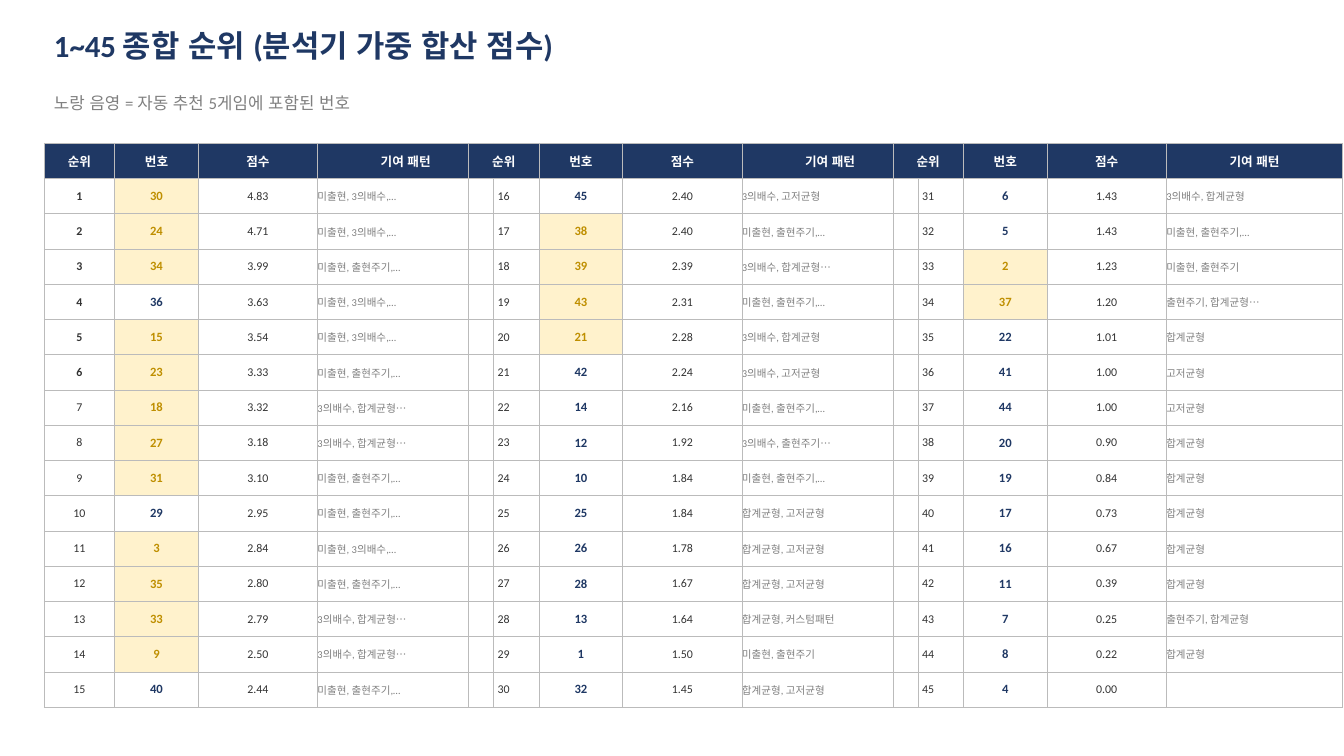
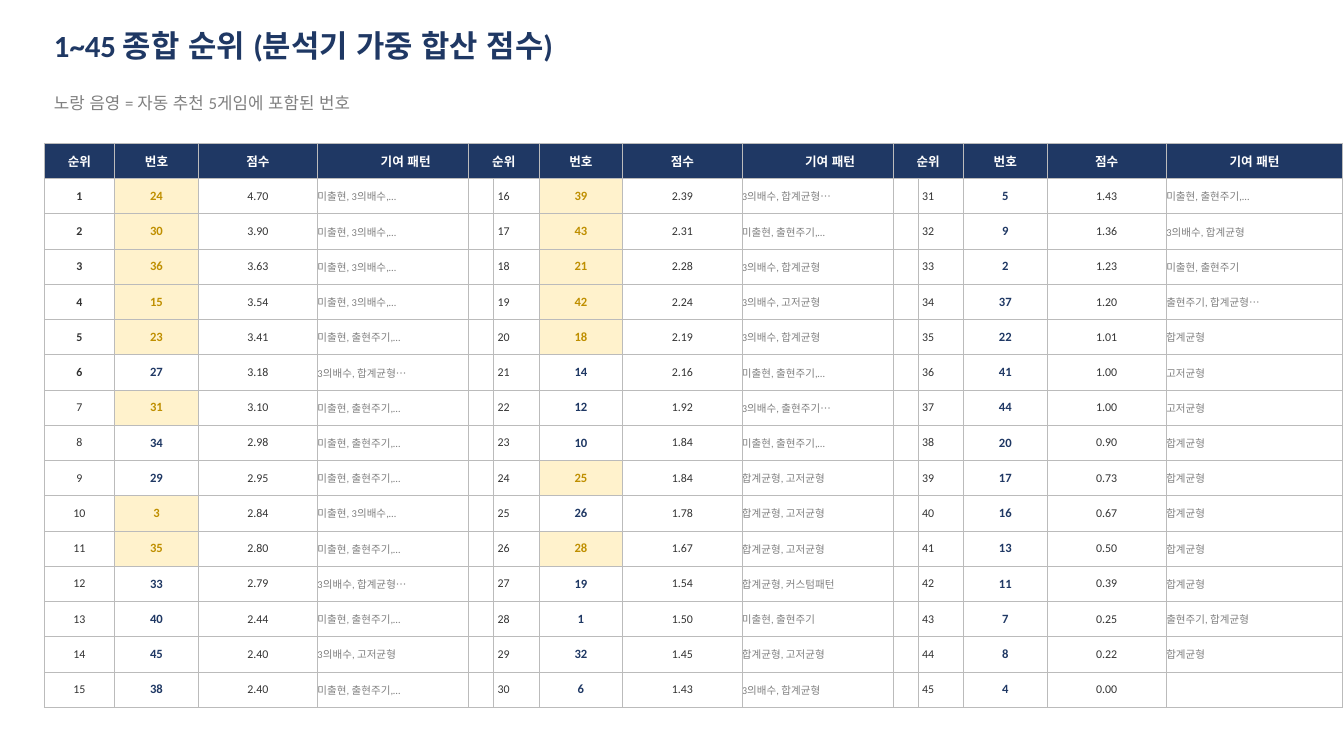
Before and after one commit to gaiger777/mskim, a slide deck: slide 2 of 로또_분석리포트.pptx. Drawn at 1344x756 pixels with LibreOffice and Linux fonts; fonts in the diff are those of the drawing. Boxes give left, top, right and bottom in pixels: in the first picture for what was removed or moved away, otherwise in the second. Text is boxed around its words. In the diff, an @@ line names an element or a change of style, - is before the commit and + after.

```diff
--- a/로또_분석리포트.pptx
+++ b/로또_분석리포트.pptx
@@ table at (44, 143, 494, 708) @@
-row 2, column 2: 30
+row 2, column 2: 24
-row 2, column 3: 4.83
+row 2, column 3: 4.70
-row 3, column 2: 24
+row 3, column 2: 30
-row 3, column 3: 4.71
+row 3, column 3: 3.90
-row 4: 3 | 34 | 3.99 | 미출현, 출현주기,…
+row 4: 3 | 36 | 3.63 | 미출현, 3의배수,…
-row 5, column 2: 36
+row 5, column 2: 15
-row 5, column 3: 3.63
+row 5, column 3: 3.54
-row 6: 5 | 15 | 3.54 | 미출현, 3의배수,…
+row 6: 5 | 23 | 3.41 | 미출현, 출현주기,…
-row 7: 6 | 23 | 3.33 | 미출현, 출현주기,…
+row 7: 6 | 27 | 3.18 | 3의배수, 합계균형…
-row 8: 7 | 18 | 3.32 | 3의배수, 합계균형…
+row 8: 7 | 31 | 3.10 | 미출현, 출현주기,…
-row 9: 8 | 27 | 3.18 | 3의배수, 합계균형…
+row 9: 8 | 34 | 2.98 | 미출현, 출현주기,…
-row 10, column 2: 31
+row 10, column 2: 29
-row 10, column 3: 3.10
+row 10, column 3: 2.95
-row 11: 10 | 29 | 2.95 | 미출현, 출현주기,…
+row 11: 10 | 3 | 2.84 | 미출현, 3의배수,…
-row 12: 11 | 3 | 2.84 | 미출현, 3의배수,…
+row 12: 11 | 35 | 2.80 | 미출현, 출현주기,…
-row 13: 12 | 35 | 2.80 | 미출현, 출현주기,…
+row 13: 12 | 33 | 2.79 | 3의배수, 합계균형…
-row 14: 13 | 33 | 2.79 | 3의배수, 합계균형…
+row 14: 13 | 40 | 2.44 | 미출현, 출현주기,…
-row 15: 14 | 9 | 2.50 | 3의배수, 합계균형…
+row 15: 14 | 45 | 2.40 | 3의배수, 고저균형
-row 16, column 2: 40
+row 16, column 2: 38
-row 16, column 3: 2.44
+row 16, column 3: 2.40
@@ fill none to #FFF2CC in 2 cells @@
@@ fill #FFF2CC to none in 6 cells @@
@@ table at (469, 143, 919, 708) @@
-row 2: 16 | 45 | 2.40 | 3의배수, 고저균형
+row 2: 16 | 39 | 2.39 | 3의배수, 합계균형…
-row 3, column 2: 38
+row 3, column 2: 43
-row 3, column 3: 2.40
+row 3, column 3: 2.31
-row 4: 18 | 39 | 2.39 | 3의배수, 합계균형…
+row 4: 18 | 21 | 2.28 | 3의배수, 합계균형
-row 5: 19 | 43 | 2.31 | 미출현, 출현주기,…
+row 5: 19 | 42 | 2.24 | 3의배수, 고저균형
-row 6, column 2: 21
+row 6, column 2: 18
-row 6, column 3: 2.28
+row 6, column 3: 2.19
-row 7: 21 | 42 | 2.24 | 3의배수, 고저균형
+row 7: 21 | 14 | 2.16 | 미출현, 출현주기,…
-row 8: 22 | 14 | 2.16 | 미출현, 출현주기,…
+row 8: 22 | 12 | 1.92 | 3의배수, 출현주기…
-row 9: 23 | 12 | 1.92 | 3의배수, 출현주기…
+row 9: 23 | 10 | 1.84 | 미출현, 출현주기,…
-row 10, column 2: 10
+row 10, column 2: 25
-row 10, column 4: 미출현, 출현주기,…
+row 10, column 4: 합계균형, 고저균형
-row 11, column 2: 25
+row 11, column 2: 26
-row 11, column 3: 1.84
+row 11, column 3: 1.78
-row 12, column 2: 26
+row 12, column 2: 28
-row 12, column 3: 1.78
+row 12, column 3: 1.67
-row 13: 27 | 28 | 1.67 | 합계균형, 고저균형
+row 13: 27 | 19 | 1.54 | 합계균형, 커스텀패턴
-row 14: 28 | 13 | 1.64 | 합계균형, 커스텀패턴
+row 14: 28 | 1 | 1.50 | 미출현, 출현주기
-row 15: 29 | 1 | 1.50 | 미출현, 출현주기
+row 15: 29 | 32 | 1.45 | 합계균형, 고저균형
-row 16: 30 | 32 | 1.45 | 합계균형, 고저균형
+row 16: 30 | 6 | 1.43 | 3의배수, 합계균형
@@ fill none to #FFF2CC in 3 cells @@
@@ table at (893, 143, 1343, 708) @@
-row 2, column 2: 6
+row 2, column 2: 5
-row 2, column 4: 3의배수, 합계균형
+row 2, column 4: 미출현, 출현주기,…
-row 3: 32 | 5 | 1.43 | 미출현, 출현주기,…
+row 3: 32 | 9 | 1.36 | 3의배수, 합계균형
-row 10, column 2: 19
+row 10, column 2: 17
-row 10, column 3: 0.84
+row 10, column 3: 0.73
-row 11, column 2: 17
+row 11, column 2: 16
-row 11, column 3: 0.73
+row 11, column 3: 0.67
-row 12, column 2: 16
+row 12, column 2: 13
-row 12, column 3: 0.67
+row 12, column 3: 0.50
@@ fill #FFF2CC to none in 2 cells @@
@@ text colour #BF8F00 to #1F3864 in "2", "37" @@
```
Also in this commit, not shown: 2 other slides changed, 2 other files.
